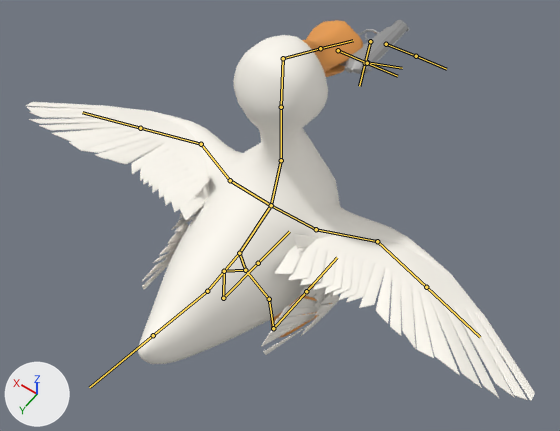
Renders of the FBX model Assets/Public/Animations/duck backpedal(new model).fbx from each side of a commit.
One viewpoint serves both versions: a 50 mm lens placed at (-5.07, 5.67, 13.3), pointed at (-0.35, -0.94, 2.91). Every picture has the same lights, and +X, +Y and +Z are marked at lower left. The bones that bend it are drawn over the model as lines.
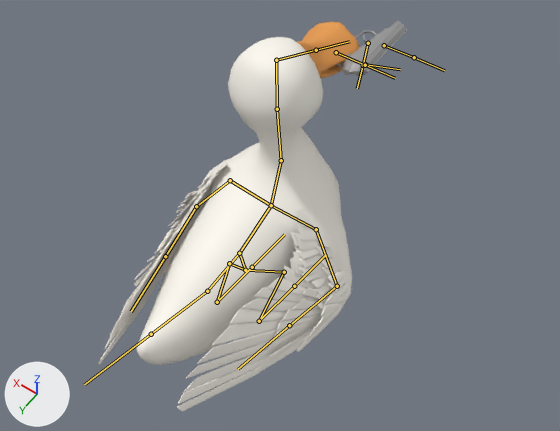
The newer file adds an action. The first version stands in its rest pose; the second is drawn at frame 14 of the action 'Scene'.

Location of each change, [x1, y1, x2, y2] in pixels of the pictures (560 x 431 px):
'polySurface14', posed (49% narrower): before [26, 20, 535, 401]; after [98, 22, 359, 412]
'polySurface29', posed: before [261, 286, 339, 355]; after [267, 287, 346, 359]
'polySurface34', posed: before [294, 234, 339, 310]; after [291, 232, 347, 310]
'TopFrame', posed: before [350, 20, 409, 74]; after [348, 21, 407, 76]
'polySurface19', posed (12% wider): before [142, 222, 189, 290]; after [134, 219, 187, 286]
'polySurface6', posed (12% wider, 7% shorter): before [171, 175, 210, 230]; after [168, 175, 212, 226]
'BottomFrame', posed: before [345, 28, 386, 73]; after [342, 31, 382, 75]
'TriggerFrame', posed: before [358, 29, 379, 36]; after [355, 30, 378, 38]
'Grip', posed: before [339, 62, 345, 66]; after [335, 43, 360, 69]
'Trigger', posed: before [365, 33, 371, 42]; after [363, 35, 369, 43]
bone 'Bone.002', root to tip: before (207, 291) to (153, 335); after (207, 291) to (151, 334)
bone 'Bone.016', root to tip: before (245, 270) to (269, 299); after (245, 270) to (284, 272)
bone 'Bone.019', root to tip: before (269, 299) to (273, 328); after (284, 272) to (259, 321)
bone 'Bone.021', root to tip: before (273, 328) to (306, 291); after (259, 321) to (294, 286)
bone 'Bone.017', root to tip: before (245, 270) to (224, 271); after (245, 270) to (229, 263)
bone 'Bone.018', root to tip: before (224, 271) to (223, 298); after (229, 263) to (217, 302)
bone 'Bone.020', root to tip: before (223, 298) to (258, 263); after (217, 302) to (252, 267)
bone 'Bone.006', root to tip: before (281, 160) to (281, 107); after (281, 160) to (277, 109)
bone 'Bone.007', root to tip: before (281, 107) to (283, 58); after (277, 109) to (276, 60)
bone 'left wing', root to tip: before (230, 180) to (201, 144); after (230, 180) to (196, 206)
bone 'left wing tip', root to tip: before (201, 144) to (140, 128); after (196, 206) to (165, 256)
bone 'right wing', root to tip: before (316, 229) to (377, 241); after (316, 229) to (337, 286)
bone 'right wing tip', root to tip: before (377, 241) to (426, 287); after (337, 286) to (289, 325)

Edits to the bpy script that builds the scene:
```text
Change bone_rig_object:
    where bone_rig_object = bpy.data.objects['Armature.001']  # the whole rig 'Armature.001'
    bone_rig_object.location: (-0.205, -3.356, 5.008) -> (-0.205, -3.291, 5.019)
Change bone_bone_002:
    where bone_bone_002 = bpy.data.objects['duck bones'].pose.bones['Bone.002']  # child of 'Bone.001'
    bone_bone_002.rotation_quaternion: (1.0, 0.0, 0.0, 0.0) -> (0.998, 0.0, 0.057, -0.017)  # degrees (0, 0, 0) -> degrees (0, 6, -2)
Change bone_bone_016:
    where bone_bone_016 = bpy.data.objects['duck bones'].pose.bones['Bone.016']  # child of 'Bone.004'
    bone_bone_016.rotation_quaternion: (1.0, 0.0, 0.0, 0.0) -> (0.83, -0.386, 0.401, -0.032)  # degrees (0, 0, 0) -> degrees (-60, 40, -28)
Change bone_bone_019:
    where bone_bone_019 = bpy.data.objects['duck bones'].pose.bones['Bone.019']  # child of 'Bone.016'
    bone_bone_019.rotation_quaternion: (1.0, 0.0, 0.0, 0.0) -> (0.402, 0.909, -0.078, 0.076)  # degrees (0, 0, 0) -> degrees (133, -12, -5)
Change bone_bone_021:
    where bone_bone_021 = bpy.data.objects['duck bones'].pose.bones['Bone.021']  # child of 'Bone.019'
    bone_bone_021.rotation_quaternion: (1.0, 0.0, 0.0, 0.0) -> (0.869, -0.495, 0.0, -0.004)  # degrees (0, 0, 0) -> degrees (-59, 0, 0)
Change bone_bone_017:
    where bone_bone_017 = bpy.data.objects['duck bones'].pose.bones['Bone.017']  # child of 'Bone.004'
    bone_bone_017.rotation_quaternion: (1.0, 0.0, 0.0, 0.0) -> (0.983, -0.123, -0.133, 0.011)  # degrees (0, 0, 0) -> degrees (-15, -15, 3)
Change bone_bone_018:
    where bone_bone_018 = bpy.data.objects['duck bones'].pose.bones['Bone.018']  # child of 'Bone.017'
    bone_bone_018.rotation_quaternion: (1.0, 0.0, 0.0, 0.0) -> (0.933, 0.358, 0.03, -0.031)  # degrees (0, 0, 0) -> degrees (42, 4, -2)
Change bone_bone_020:
    where bone_bone_020 = bpy.data.objects['duck bones'].pose.bones['Bone.020']  # child of 'Bone.018'
    bone_bone_020.rotation_quaternion: (1.0, 0.0, 0.0, 0.0) -> (0.983, -0.184, 0.0, 0.002)  # degrees (0, 0, 0) -> degrees (-21, 0, 0)
Change bone_bone_006:
    where bone_bone_006 = bpy.data.objects['duck bones'].pose.bones['Bone.006']  # child of 'Bone.005'
    bone_bone_006.rotation_quaternion: (1.0, 0.0, 0.0, 0.0) -> (0.999, 0.03, 0.0, 0.012)  # degrees (0, 0, 0) -> degrees (3, 0, 1)
Change bone_bone_007:
    where bone_bone_007 = bpy.data.objects['duck bones'].pose.bones['Bone.007']  # child of 'Bone.006'
    bone_bone_007.rotation_quaternion: (1.0, 0.0, 0.0, 0.0) -> (1.0, -0.026, 0.001, 0.0)  # degrees (0, 0, 0) -> degrees (-3, 0, 0)
Change bone_left_wing:
    where bone_left_wing = bpy.data.objects['duck bones'].pose.bones['left wing']  # child of 'Bone.010'
    bone_left_wing.rotation_quaternion: (1.0, 0.0, 0.0, 0.0) -> (0.804, 0.474, 0.045, 0.357)  # degrees (0, 0, 0) -> degrees (55, -15, 40)
Change bone_left_wing_tip:
    where bone_left_wing_tip = bpy.data.objects['duck bones'].pose.bones['left wing tip']  # child of 'left wing'
    bone_left_wing_tip.rotation_quaternion: (1.0, 0.0, 0.0, 0.0) -> (0.941, 0.335, 0.03, -0.021)  # degrees (0, 0, 0) -> degrees (39, 4, -1)
Change bone_right_wing:
    where bone_right_wing = bpy.data.objects['duck bones'].pose.bones['right wing']  # child of 'Bone.011'
    bone_right_wing.rotation_quaternion: (1.0, 0.0, 0.0, 0.0) -> (0.853, 0.407, -0.018, -0.326)  # degrees (0, 0, 0) -> degrees (47, 14, -36)
Change bone_right_wing_tip:
    where bone_right_wing_tip = bpy.data.objects['duck bones'].pose.bones['right wing tip']  # child of 'right wing'
    bone_right_wing_tip.rotation_quaternion: (1.0, 0.0, 0.0, 0.0) -> (0.918, 0.389, -0.041, 0.061)  # degrees (0, 0, 0) -> degrees (46, -7, 5)
```
